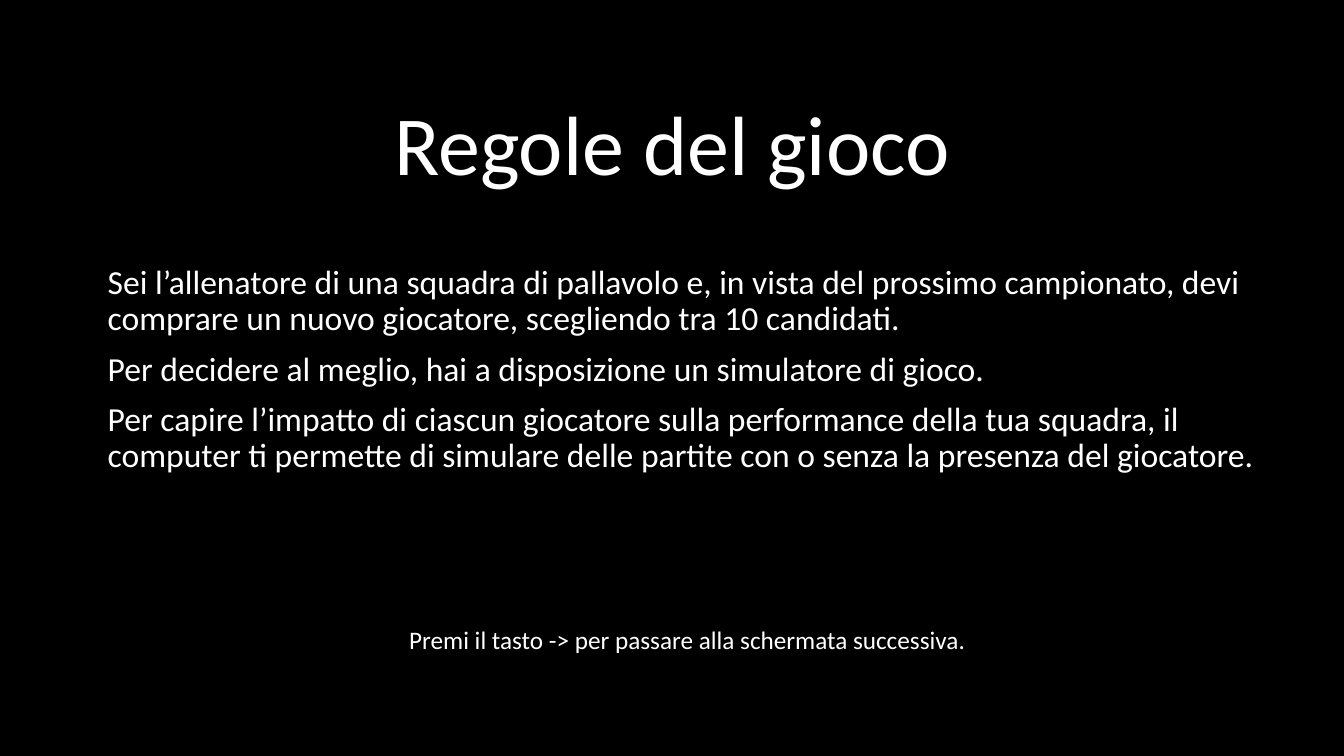
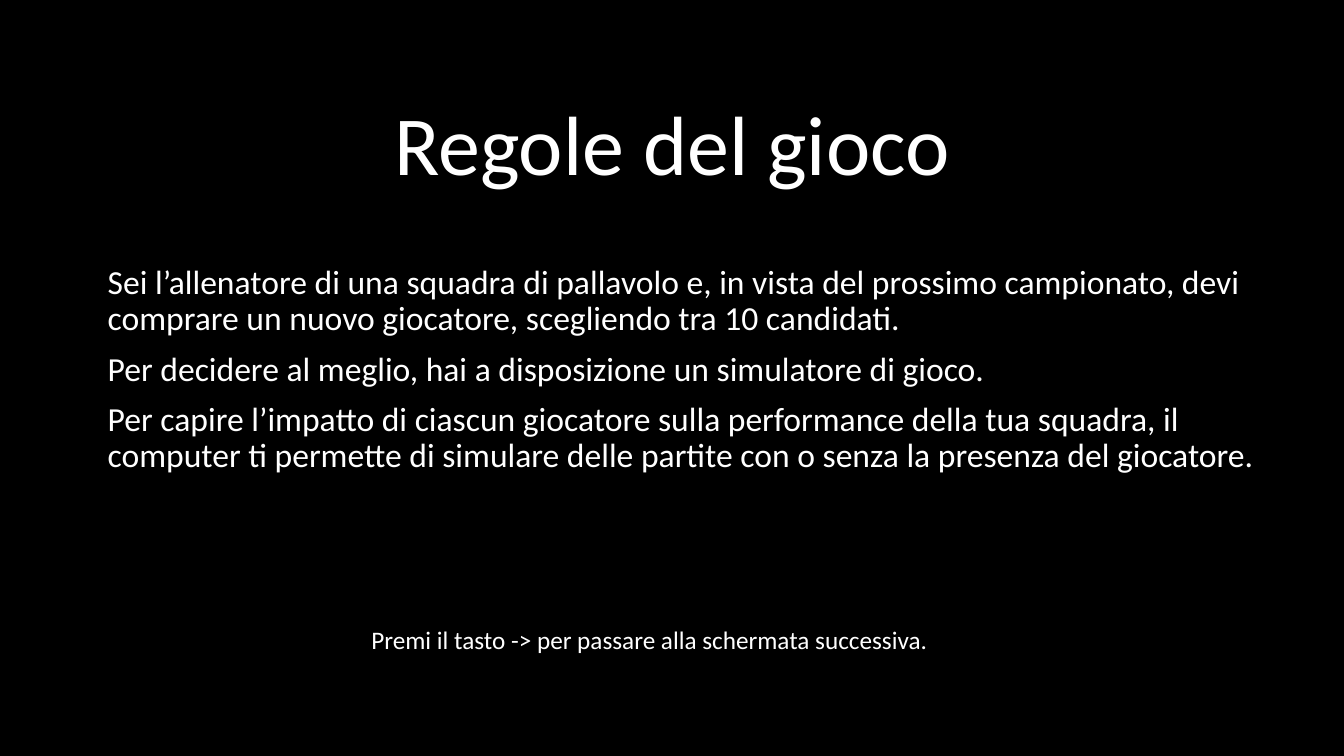
Before and after one commit to martina-p/volleyball-task, a slide deck: slide 1 of instructions-to-be-modified/instructions-to-be-modified.pptx. Drawn at 1344x756 pixels with LibreOffice and Linux fonts; fonts in the diff are those of the drawing. Boxes give left, top, right and bottom in pixels: in the first picture for what was removed or moved away, otherwise in the second. Text is boxed around its words. In the diff, an @@ line names an element or a change of style, - is before the commit and + after.

```diff
--- a/instructions-to-be-modified/instructions-to-be-modified.pptx
+++ b/instructions-to-be-modified/instructions-to-be-modified.pptx
@@ text "Premi il tasto -> per ...": place and size @@
-text "Premi il tasto -> per ..." at [409, 631, 965, 653]
+text "Premi il tasto -> per ..." at [371, 631, 927, 653]
```
Also in this commit, not shown: 1 other slide changed, 1 slide added, 15 other files.
